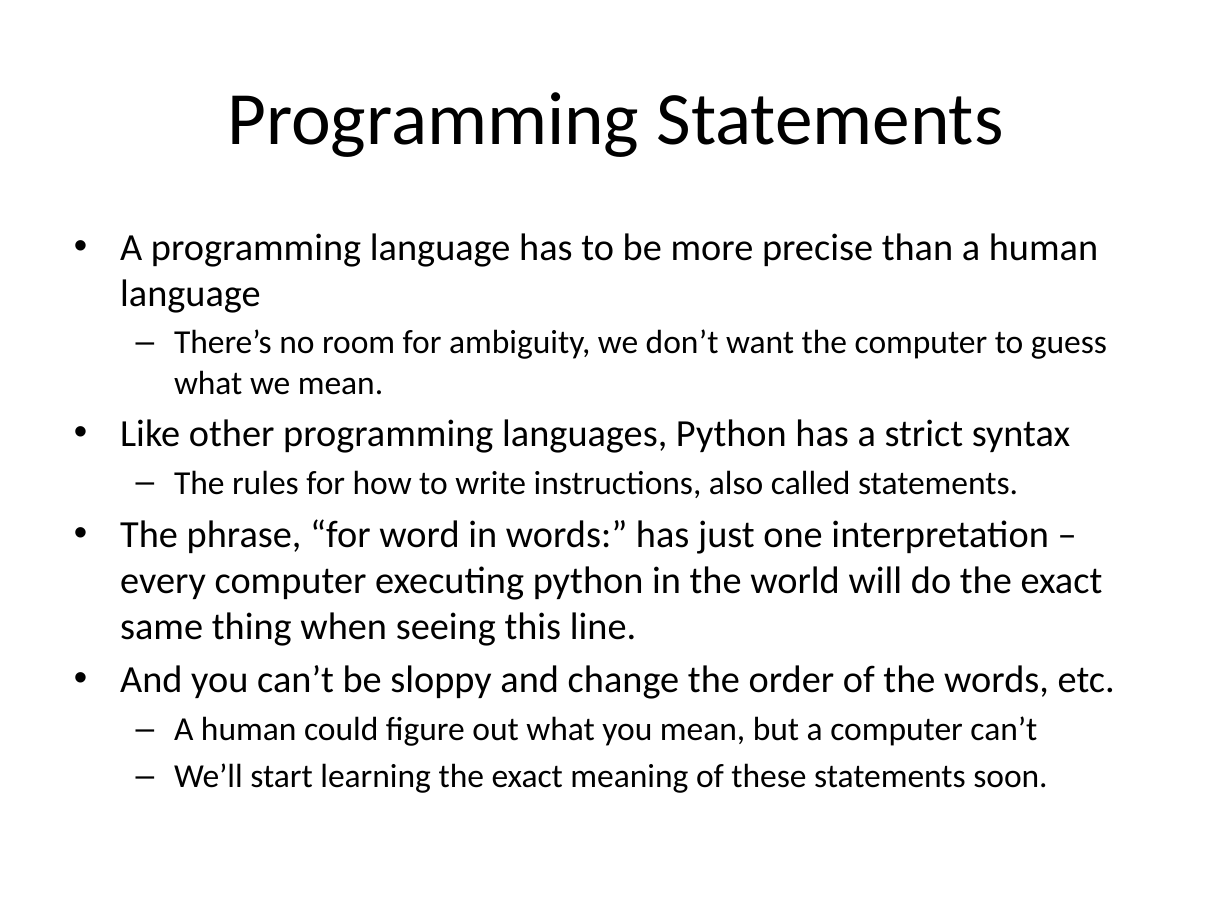
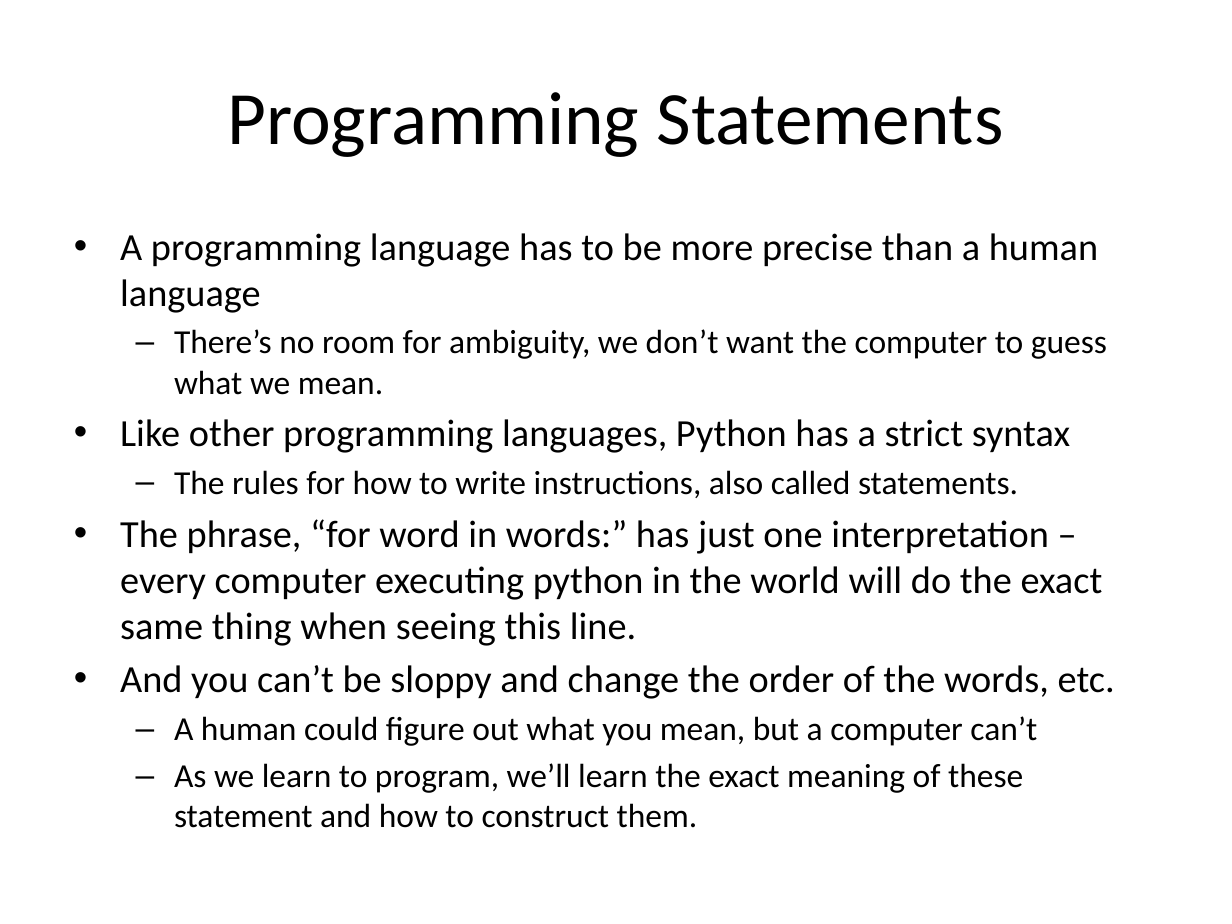
Before and after one commit to zengm71/Course-Overview, a slide deck: slide 7 of week_1/1.1 - 1.5 Intro to Python.pptx. Drawn at 1232x924 pixels with LibreOffice and Linux fonts; fonts in the diff are those of the drawing. Boxes give left, top, right and bottom in pixels: in the first picture for what was removed or moved away, otherwise in the second. Text is boxed around its words. In the diff, an @@ line names an element or a change of style, - is before the commit and + after.

```diff
--- a/week_1/1.1 - 1.5 Intro to Python.pptx
+++ b/week_1/1.1 - 1.5 Intro to Python.pptx
@@ text at [174,763,1023,828]: text changed @@
-  – We’ll start learning the exact meaning of these statements soon.
+  – As we learn to program, we’ll learn the exact meaning of these statement and how to construct them.
```
Also in this commit, not shown: 6 other files.
